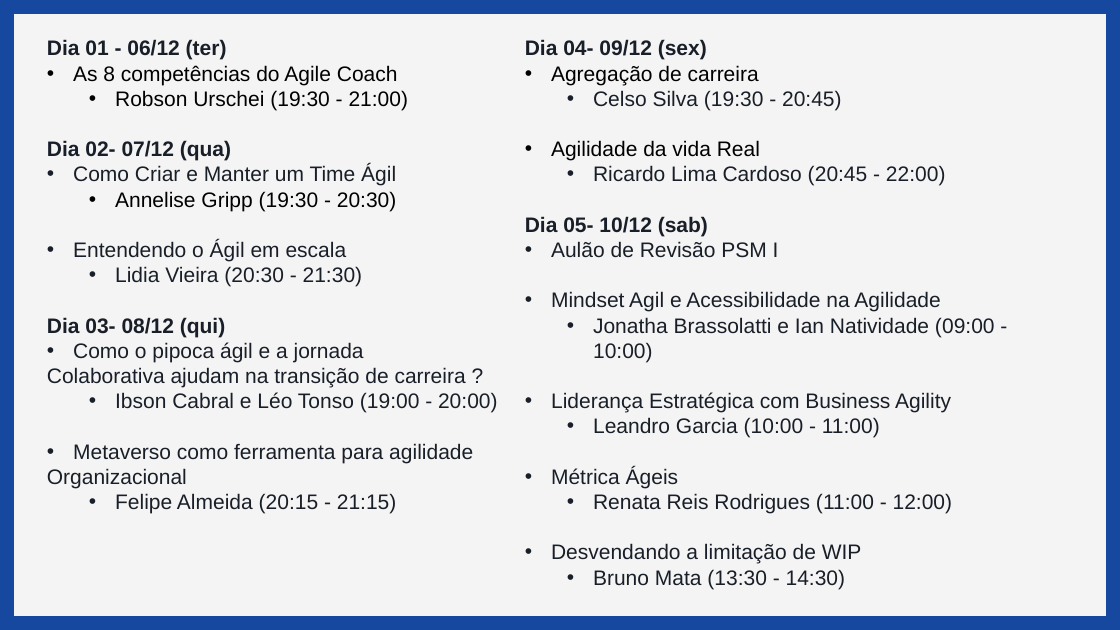
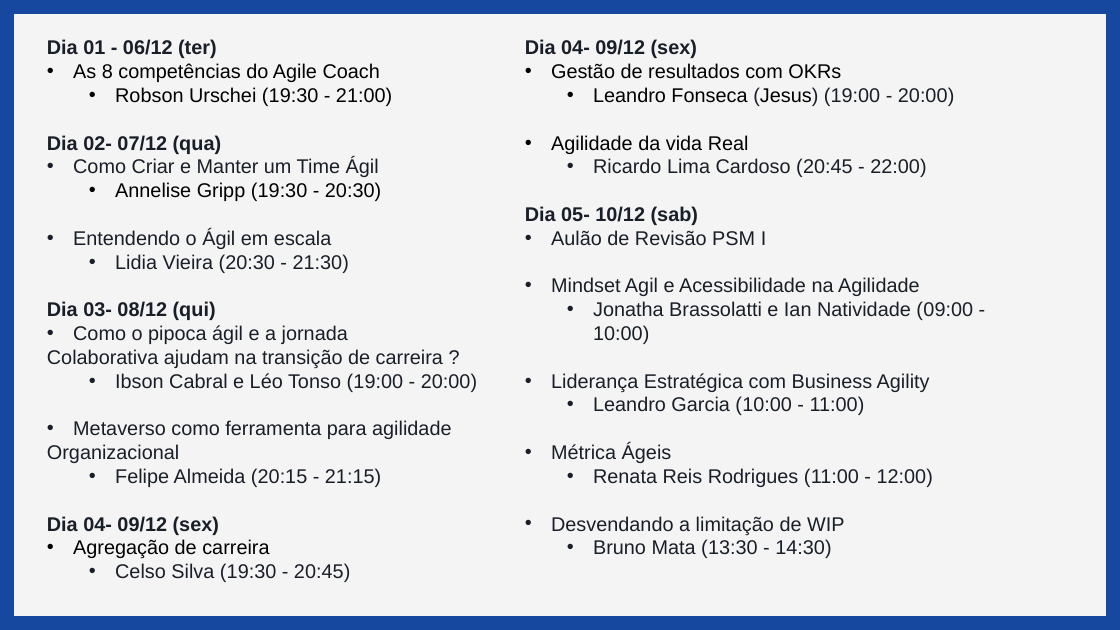
Before and after one commit to SamuelRocha2015/TL-Natal-Solidario, a slide deck: slide 1 of Programacao.pptx. Drawn at 1120x630 pixels with LibreOffice and Linux fonts; fonts in the diff are those of the drawing. Boxes give left, top, right and bottom in pixels: in the first picture for what was removed or moved away, otherwise in the second. Text is boxed around its words. In the diff, an @@ line names an element or a change of style, - is before the commit and + after.

```diff
--- a/Programacao.pptx
+++ b/Programacao.pptx
@@ text at (47,39,478,487): size 18 to 17 pt in "Dia 01 - 06/12 (ter)", "As 8 competências do Agile Coach", "Robson Urschei (19:30 - 21:00)", "Dia 02- 07/12 (qua)" and 11 more places @@
@@ text at (525,39,973,558): size 18 to 17 pt in "Dia 04- 09/12 (sex)", "Agilidade da vida Real", "Ricardo Lima Cardoso (20:45 - 22:00)", "Dia 05- 10/12 (sab)" and 9 more places @@
@@ text at (551,63,955,106): text changed; size 18 to 17 pt; text colour #191F28 to #000000 @@
-• Agregação de carreira
-  • Celso Silva (19:30 - 20:45)
+• Gestão de resultados com OKRs
+  • Leandro Fonseca (Jesus) (19:00 - 20:00)
@@ text at (47,516,351,582): paragraphs added @@
+Dia 04- 09/12 (sex)
+• Agregação de carreira
+  • Celso Silva (19:30 - 20:45)
```
Also in this commit, not shown: 2 other files.
